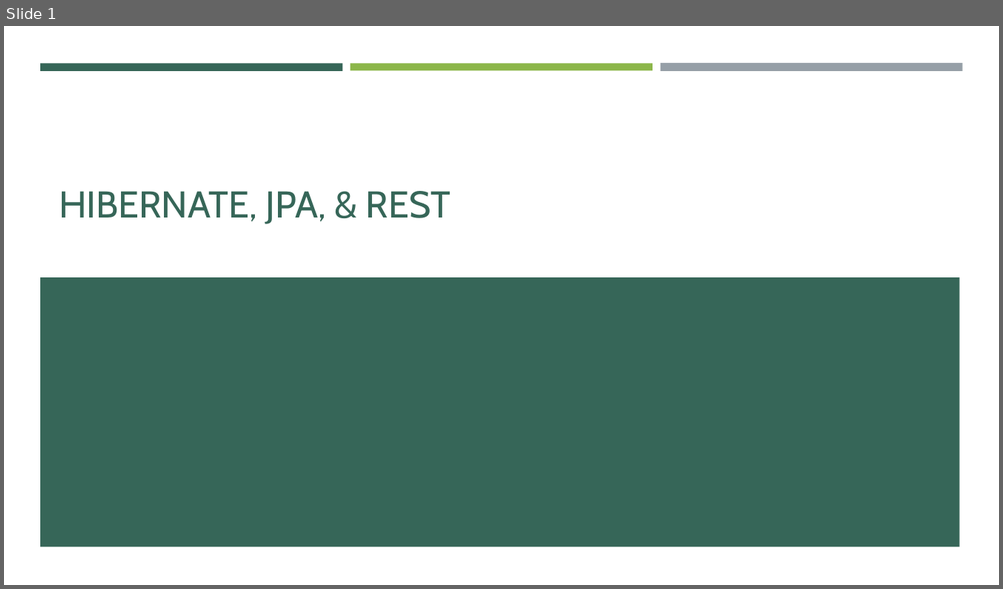
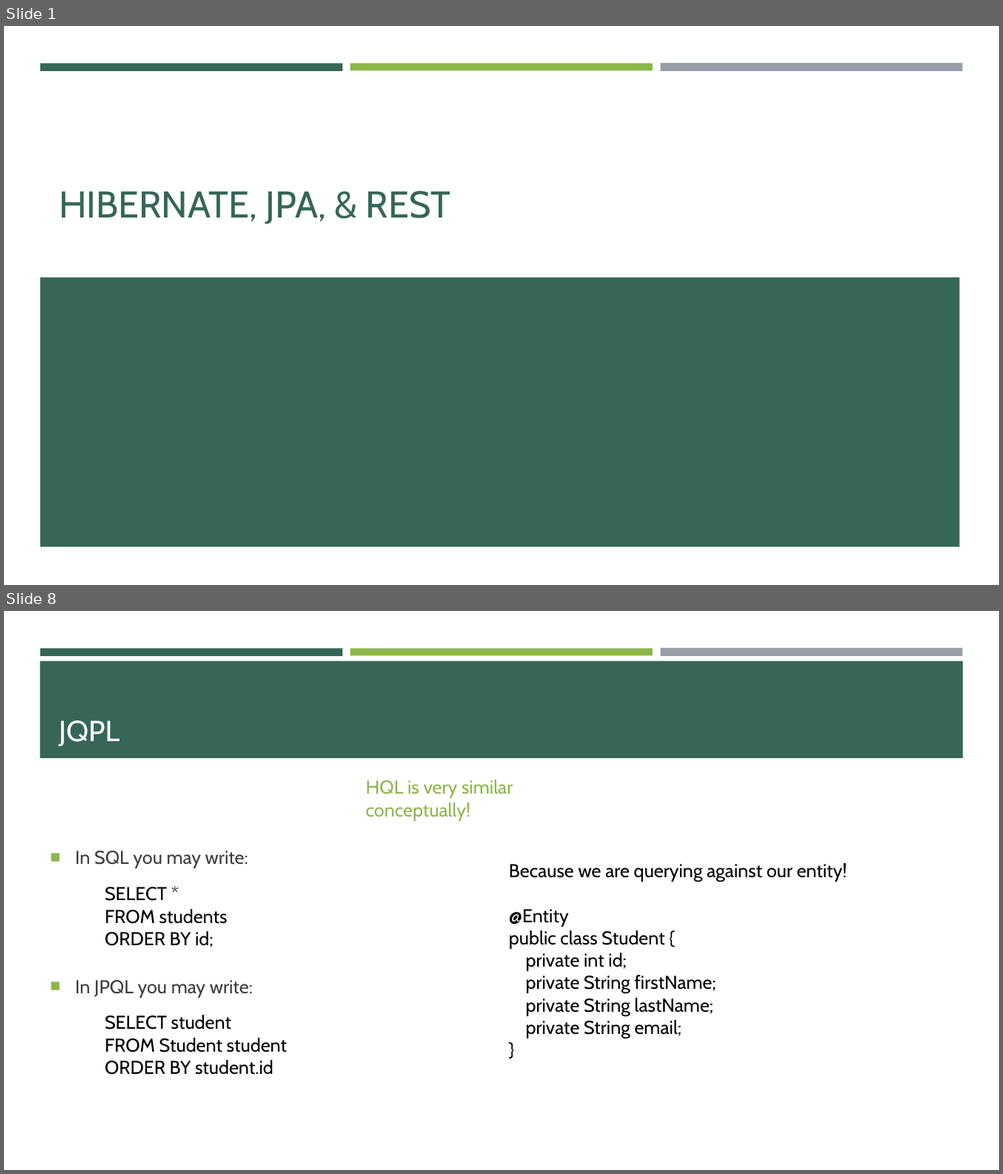
Before and after one commit to e-m-wilson/java-fs, a slide deck: Week_6/02_Hibernate_JPA_&_REST.pptx. Shown one above the other, each under a label of ours: slide 1 before the commit, slides 1 and 8 after it; the slides between them are not shown. The pictures are 1003x589 and 1003x1174 pixels, drawn with LibreOffice and Linux fonts; fonts in the diff are those of the drawing. Boxes give left, top, right and bottom in pixels: in the first picture for what was removed or moved away, otherwise in the second. Text is boxed around its words. In the diff, an @@ line names an element or a change of style, - is before the commit and + after.

```diff
--- a/Week_6/02_Hibernate_JPA_&_REST.pptx
+++ b/Week_6/02_Hibernate_JPA_&_REST.pptx
@@ slide 8 added at box(4, 611, 999, 1170), background #FFFFFF; not listed: 3 template elements that a slide beside it also shows @@
@@ rectangle added at box(40, 661, 963, 758), fill #366658 @@
@@ title added at box(59, 721, 119, 746), 28 pt, text #FFFFFF @@
+JQPL
@@ text added at box(366, 780, 512, 821), 18 pt, text #8CB64A @@
+HQL is very similar conceptually!
@@ text added at box(75, 851, 253, 998), 18 pt, text #3D3D3D @@
+■ In SQL you may write:
+■ In JPQL you may write:
@@ text added at box(509, 863, 847, 1039), 18 pt, text #000000 @@
+Because we are querying against our entity!
+@Entity
+public class Student {
+private int id;
+private String firstName;
+private String lastName;
+private String email;
+}
@@ text added at box(105, 887, 227, 948), 18 pt, text #000000 @@
+SELECT *
+FROM students
+ORDER BY id;
@@ text added at box(105, 1015, 287, 1075), 18 pt, text #000000 @@
+SELECT student
+FROM Student student
+ORDER BY student.id
```
Also in this commit, not shown: 1 slide changed, 8 other slides added, 1 slide removed, 1 other file.
